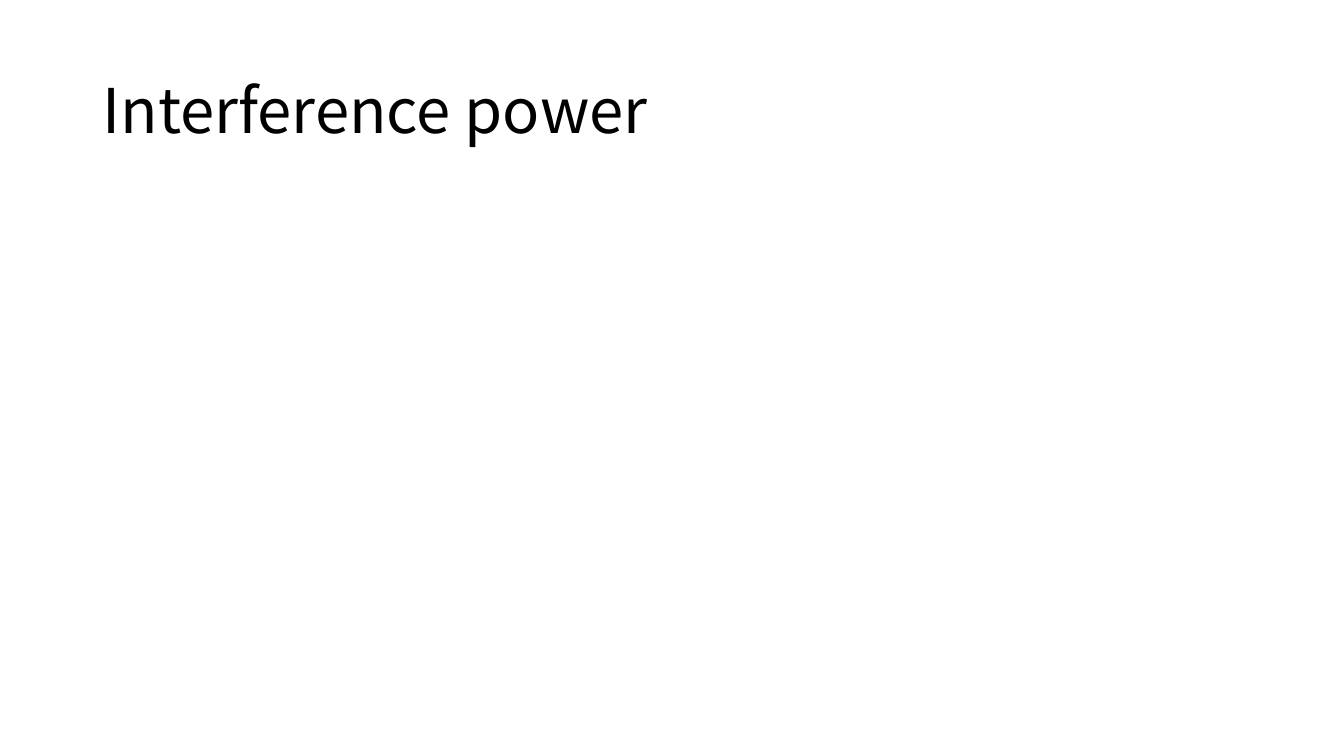
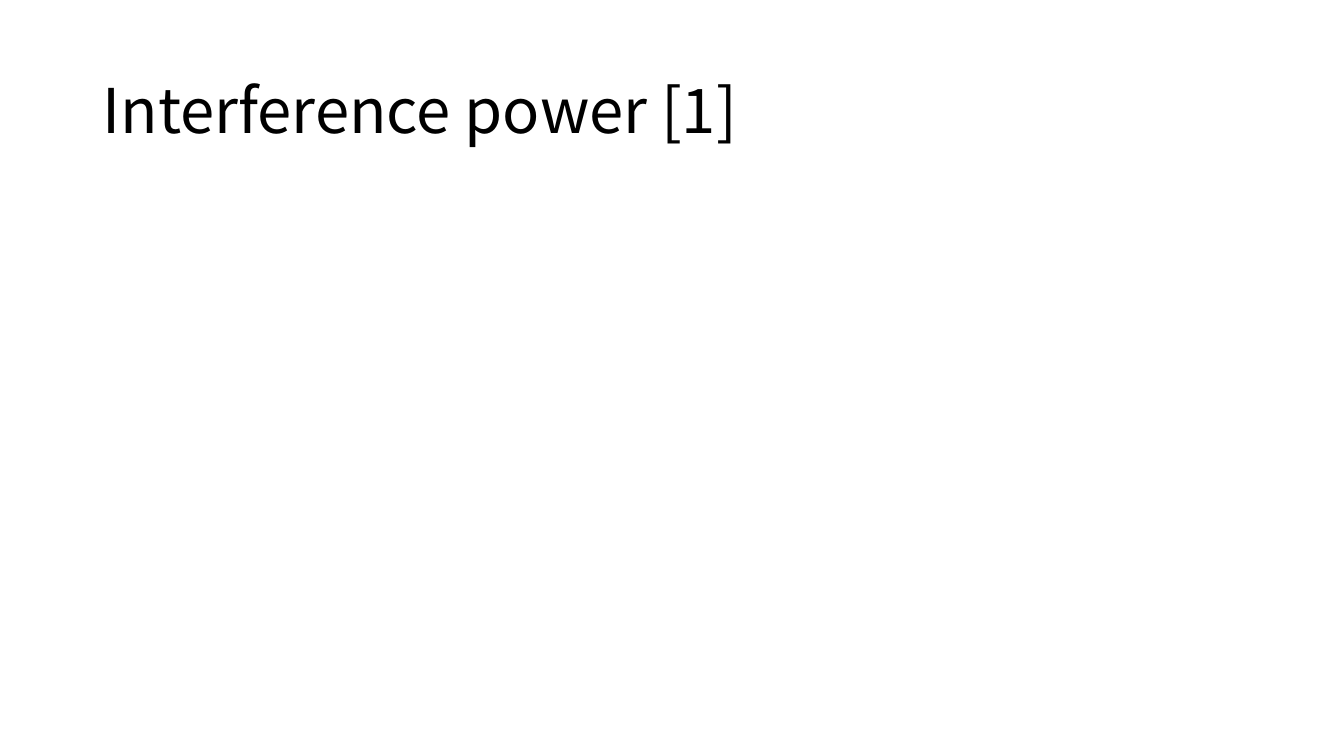
Before and after one commit to lyb1234567/Third-year-lectures, a slide deck: slide 27 of EEE380/Second Marker.pptx (slide 29 before the commit). Drawn at 1344x756 pixels with LibreOffice and Linux fonts; fonts in the diff are those of the drawing; grey boxes stand for pictures. Boxes give left, top, right and bottom in pixels: in the first picture for what was removed or moved away, otherwise in the second. Text is boxed around its words. In the diff, an @@ line names an element or a change of style, - is before the commit and + after.

```diff
--- a/EEE380/Second Marker.pptx
+++ b/EEE380/Second Marker.pptx
@@ title at <box>102,83,737,147</box>: text changed @@
-Interference power
+Interference power [1]
```
Also in this commit, not shown: 28 other slides changed, 6 slides added, 4 slides removed, 22 other files.
